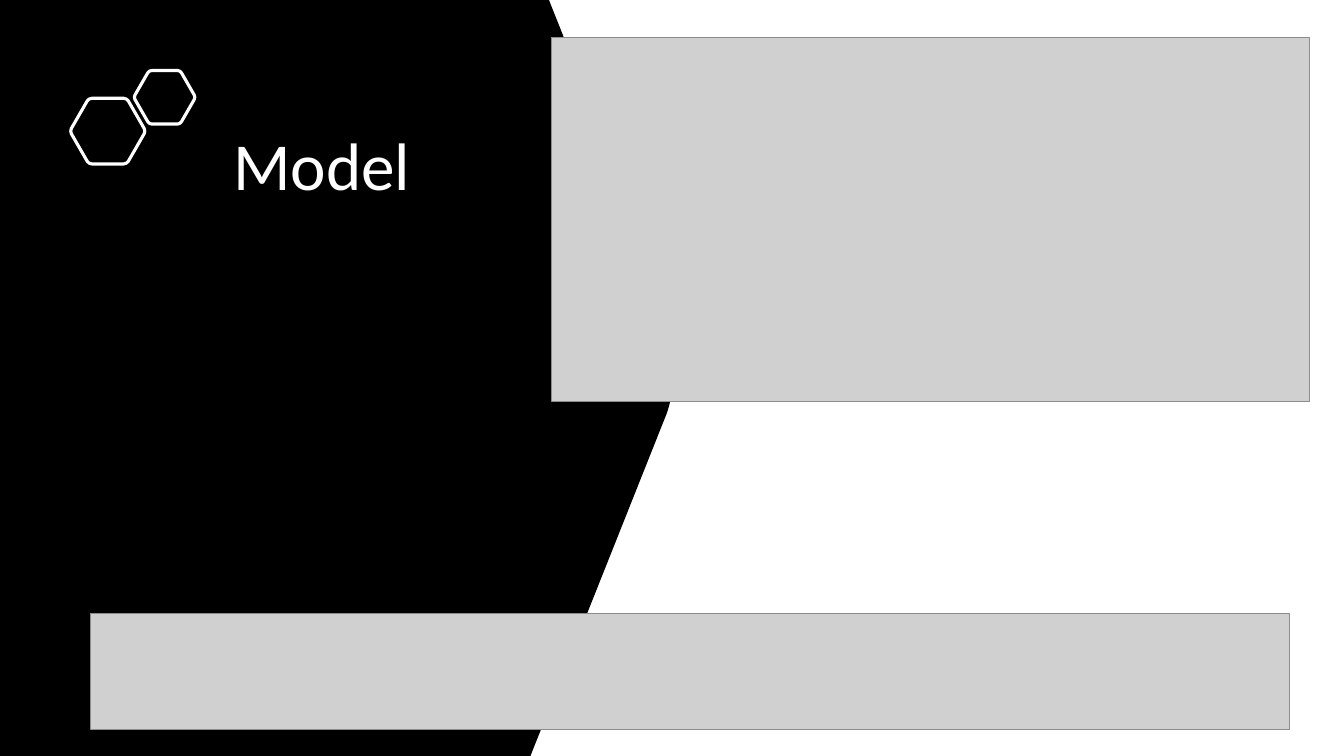
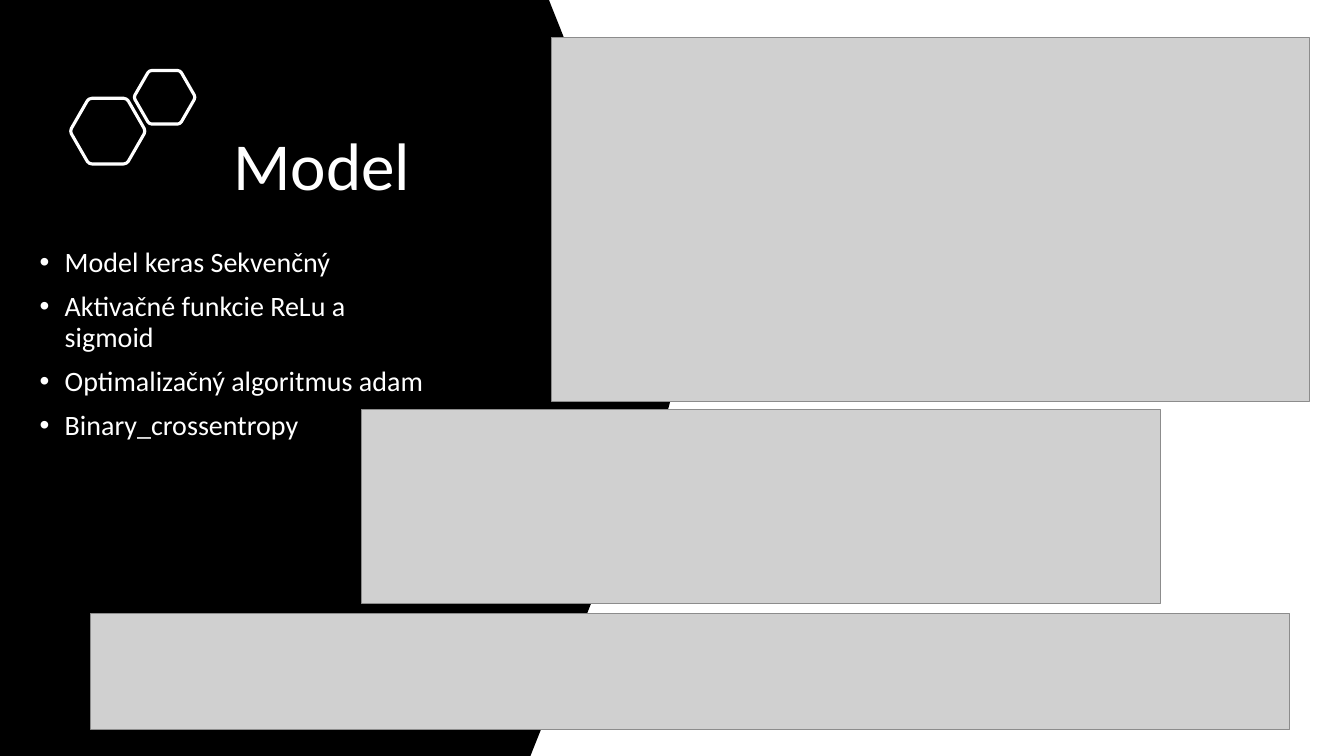
Before and after one commit to kristiankluka/Kluka_NS2021, a slide deck: slide 4 of NS_prezentácia_Kluka.pptx. Drawn at 1344x756 pixels with LibreOffice and Linux fonts; fonts in the diff are those of the drawing; grey boxes stand for pictures. Boxes give left, top, right and bottom in pixels: in the first picture for what was removed or moved away, otherwise in the second. Text is boxed around its words. In the diff, an @@ line names an element or a change of style, - is before the commit and + after.

```diff
--- a/NS_prezentácia_Kluka.pptx
+++ b/NS_prezentácia_Kluka.pptx
@@ text added at bbox=[65, 252, 423, 440], 20 pt, text #FFFFFF @@
+• Model keras Sekvenčný
+• Aktivačné funkcie ReLu a
+  sigmoid
+• Optimalizačný algoritmus adam
+• Binary_crossentropy
@@ picture added at bbox=[362, 410, 1162, 604] @@
```
Also in this commit, not shown: 5 other slides changed, 5 slides added, 3 slides removed.
